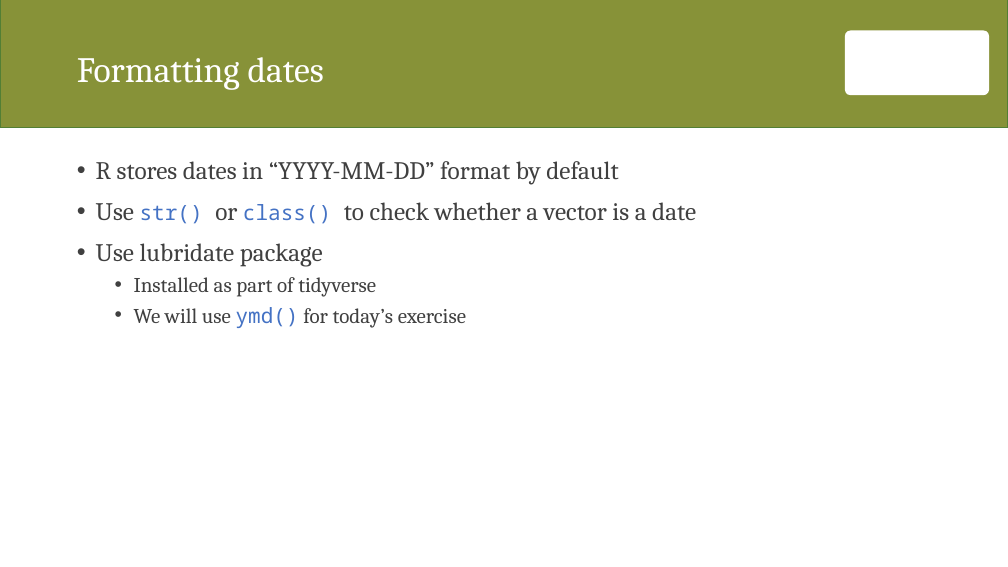
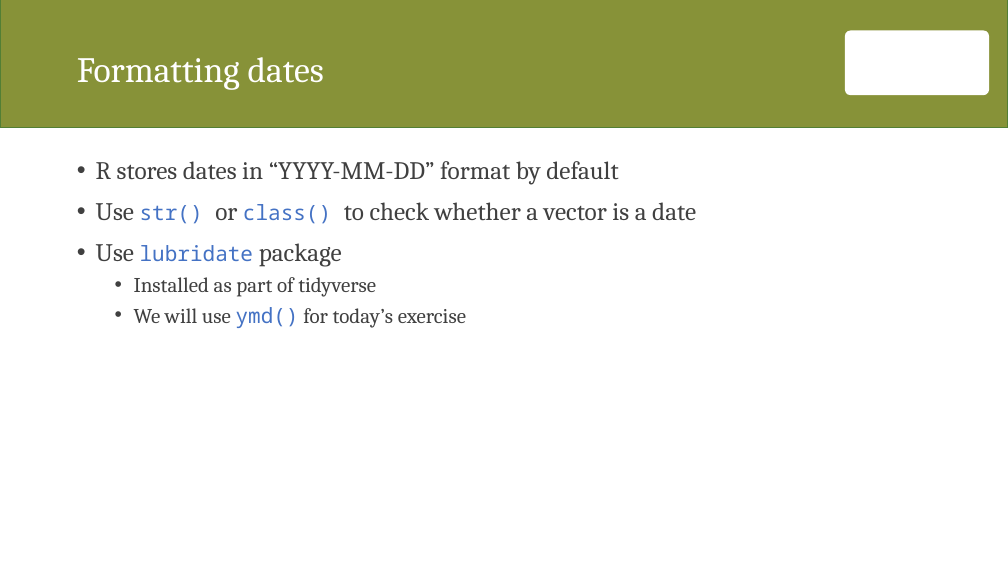
Before and after one commit to zawmtun/r_club, a slide deck: slide 6 of ex/02_starting_with_data.pptx. Drawn at 1008x567 pixels with LibreOffice and Linux fonts; fonts in the diff are those of the drawing; background and template pictures are left out. Boxes give left, top, right and bottom in pixels: in the first picture for what was removed or moved away, otherwise in the second. Text is boxed around its words. In the diff, an @@ line names an element or a change of style, - is before the commit and + after.

```diff
--- a/ex/02_starting_with_data.pptx
+++ b/ex/02_starting_with_data.pptx
@@ text at <box>96,243,342,267</box>: size 24 to 20 pt, font Cambria to Noto Sans Mono, text colour #404040 to #4472C4 in "lubridate" @@
```
Also in this commit, not shown: 1 other slide changed, 1 other file.
